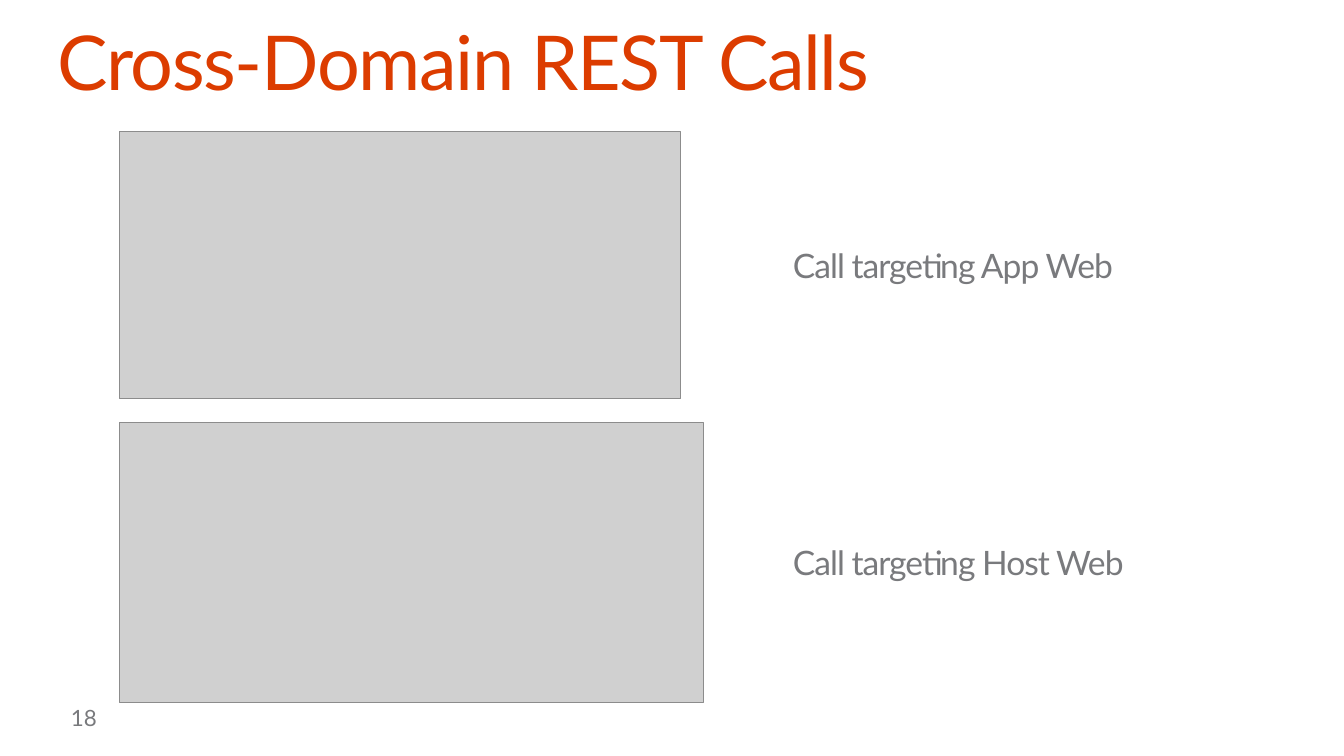
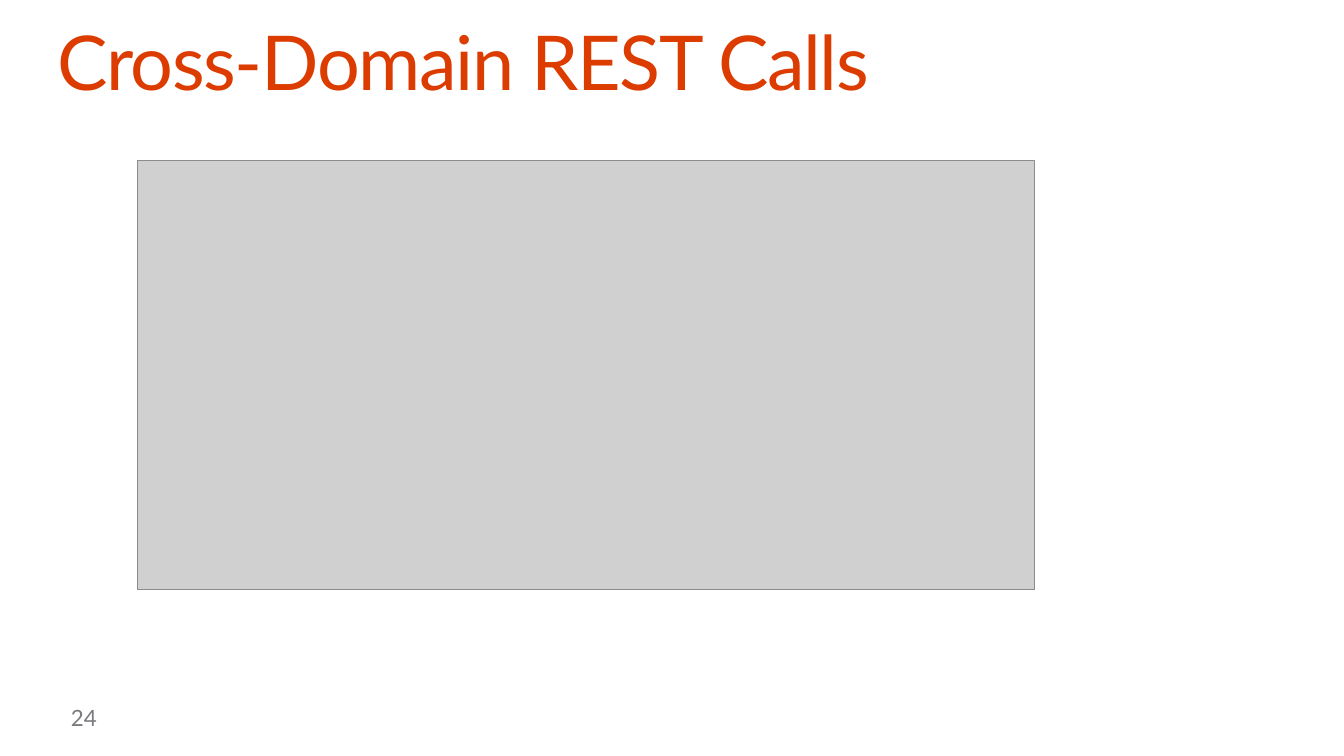
Before and after one commit to OfficeDev/TrainingContent, a slide deck: slide 24 of O3652-5 Deep Dive into SharePoint Hosted Apps/O3652-5 Deep Dive into SharePoint Hosted Apps.pptx (slide 18 before the commit). Drawn at 1344x756 pixels with LibreOffice and Linux fonts; fonts in the diff are those of the drawing; grey boxes stand for pictures; background and template pictures are left out. Boxes give left, top, right and bottom in pixels: in the first picture for what was removed or moved away, otherwise in the second. Text is boxed around its words. In the diff, an @@ line names an element or a change of style, - is before the commit and + after.

```diff
--- a/O3652-5 Deep Dive into SharePoint Hosted Apps/O3652-5 Deep Dive into SharePoint Hosted Apps.pptx
+++ b/O3652-5 Deep Dive into SharePoint Hosted Apps/O3652-5 Deep Dive into SharePoint Hosted Apps.pptx
@@ picture removed at (119, 132, 681, 399) @@
@@ picture: place and size @@
-picture at (119, 423, 703, 704)
+picture at (138, 160, 1034, 590)
@@ text removed at (793, 253, 1114, 284) @@
-Call targeting App Web
@@ text removed at (793, 550, 1124, 581) @@
-Call targeting Host Web
@@ page number at (71, 710, 97, 726): text changed @@
-18
+24
```
Also in this commit, not shown: 7 other slides changed, 13 slides added, 14 slides removed.
